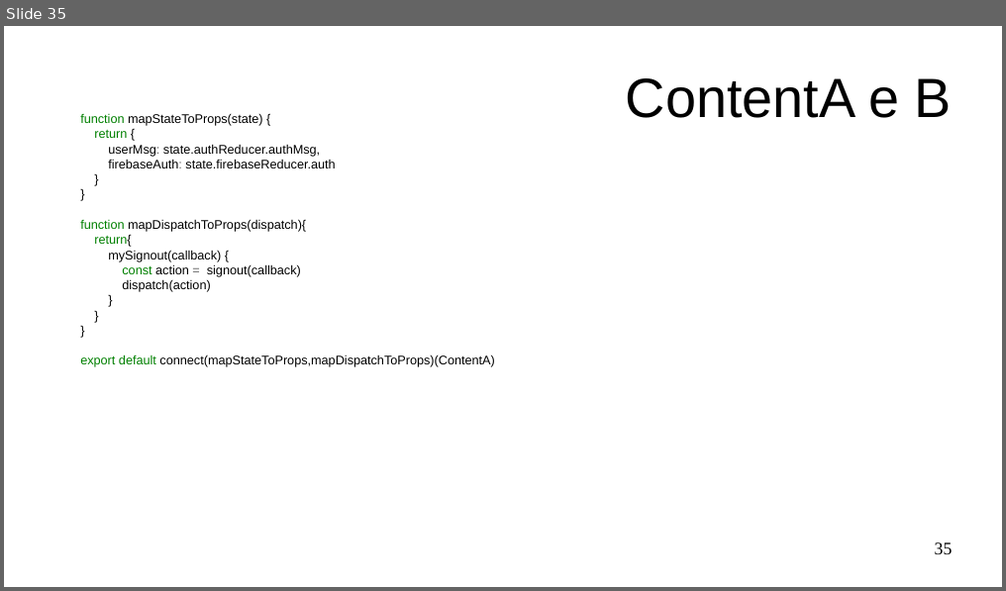
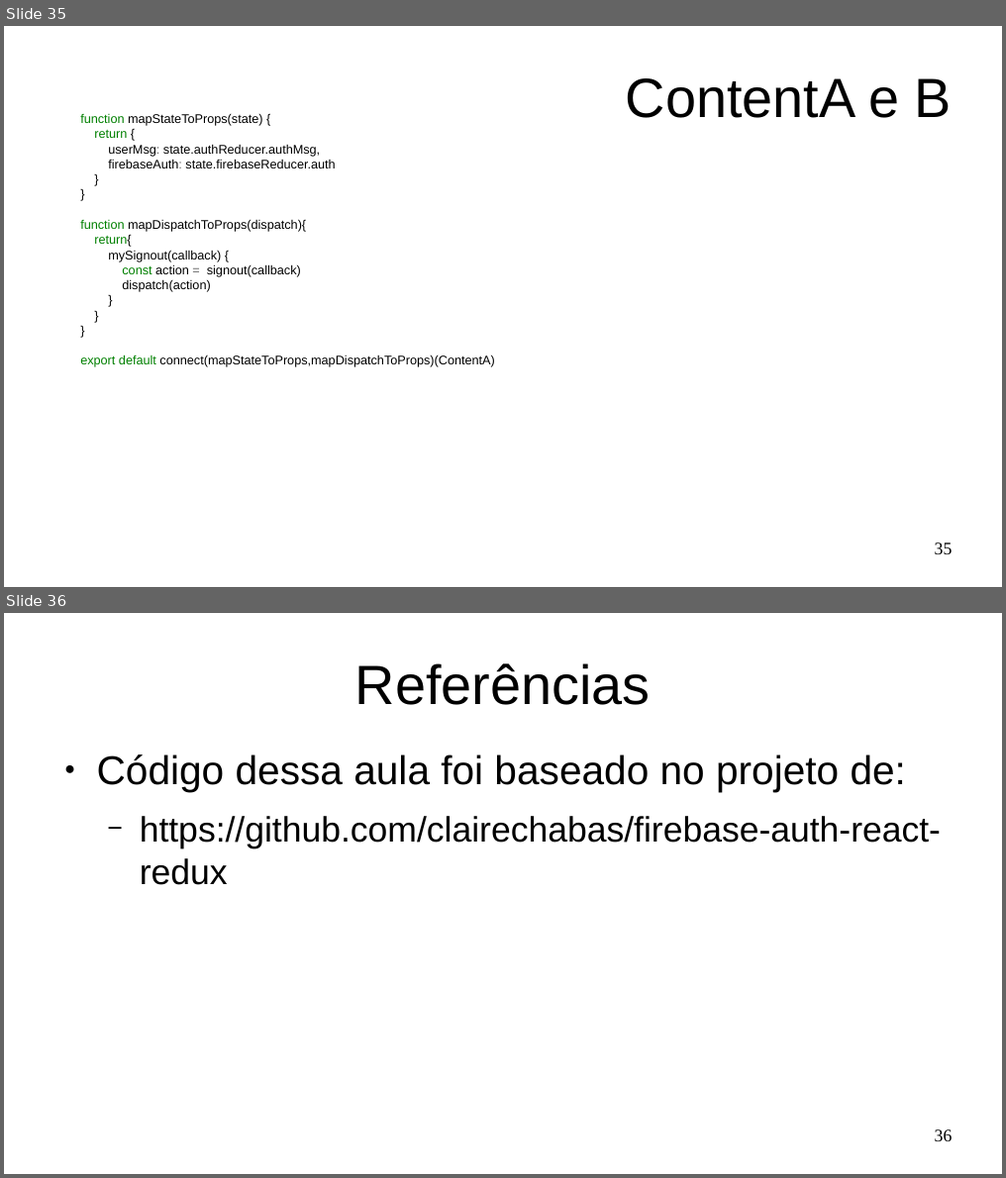
Before and after one commit to Marques-Dev/WEB_2020-1, a slide deck: SLIDES/aula09-redux-firebase-auth.odp. Shown one above the other, each under a label of ours: slide 35 before the commit, slides 35 and 36 after it. The pictures are 1006x591 and 1006x1178 pixels, drawn with LibreOffice and Linux fonts; fonts in the diff are those of the drawing. Boxes give left, top, right and bottom in pixels: in the first picture for what was removed or moved away, otherwise in the second. Text is boxed around its words. In the diff, an @@ line names an element or a change of style, - is before the commit and + after.

Commit message:
slides

```diff
--- a/SLIDES/aula09-redux-firebase-auth.odp
+++ b/SLIDES/aula09-redux-firebase-auth.odp
@@ slide 36 added at (x1=4, y1=613, x2=1002, y2=1174), background #FFFFFF @@
@@ title added at (x1=355, y1=663, x2=650, y2=705), 44 pt, text #000000 @@
+Referências
@@ text added at (x1=97, y1=755, x2=941, y2=885), 28 pt, text #000000 @@
+● Código dessa aula foi baseado no projeto de:
+  − https://github.com/clairechabas/firebase-auth-react-redux
@@ page number added at (x1=935, y1=1130, x2=952, y2=1142), 14 pt, text #000000 @@
+36
```
Also in this commit, not shown: 1 other file.
